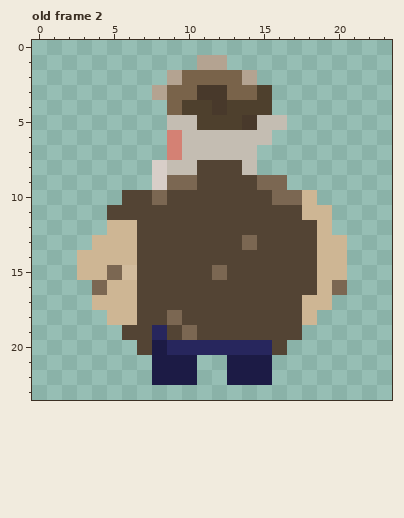
Edited in one commit: pixel-art file (sources/sprites/farmer-idle-up.aseprite). The picture above was drawn from the file before the commit.
24x24 pixels, 2 frames. Colours within 5 levels of each other are drawn and written as one. Shown: old frame 2. The commit also changed other frames, which this record leaves out.
Once edited:
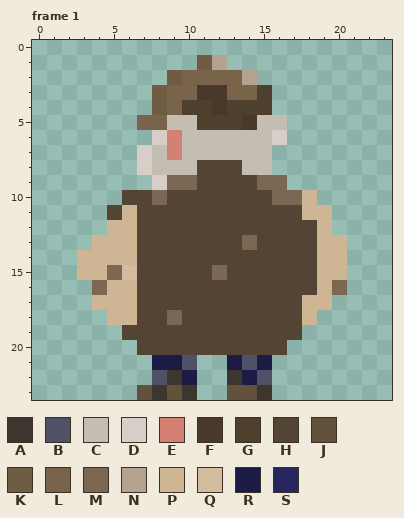
Palette (. is transparent): A #3c362e  B #505067  C #c4bdb2  D #d8cec8  E #d48174  F #48392b  G #4e402d  H #534434  J #62523c  K #6e5d43  L #79634a  M #7b6752  N #b4a391  P #ceb694  Q #d2bc9d  R #1c1b45  S #27265d
A new or re-ordered frame is compared with the old frame closest to it.
The exact change:
frames re-ordered
--- frame 1 against old frame 2
@@ x 4..18 @@
  0 ...............
- 1 .......NN......
- 2 .....NLLLLN....
- 3 ....NLLFFLLG...
- 4 .....LGGFGGG...
- 5 .....CCGGGFCC..
- 6 .....ECCCCCC...
- 7 .....ECCCCC....
- 8 ....DCCHHHC....
+ 1 .......KN......
+ 2 .....KLLLLN....
+ 3 ....KLLFFLLG...
+ 4 ....KLGGFGGG...
+ 5 ...LLCCGGGFCC..
+ 6 ....DECCCCCCD..
+ 7 ...DCECCCCCC...
+ 8 ...DCCCHHHCC...
  9 ....DMMHHHHMM..
 10 ..HHMHHHHHHHMMP
-11 .HHHHHHHHHHHHHP
+11 .HPHHHHHHHHHHHP
 12 .PPHHHHHHHHHHHH
@@ x 5..17 @@
 18 PPHHMHHHHHHHH
-19 .HHSHMHHHHHHH
-20 ..HRSSSSSSSH.
-21 ...RRR..RRR..
-22 ...RRR..RRR..
-23 .............
+19 .HHHHHHHHHHHH
+20 ..HHHHHHHHHH.
+21 ...RRB..RBR..
+22 ...BAR..ARB..
+23 ..JAJA..JJA..
Changed places in both pictures, as pixel boxes (x1, y1, x2, y2):
changed: (122, 55, 212, 220)
added: (257, 130, 287, 175)
changed: (137, 325, 272, 400)
